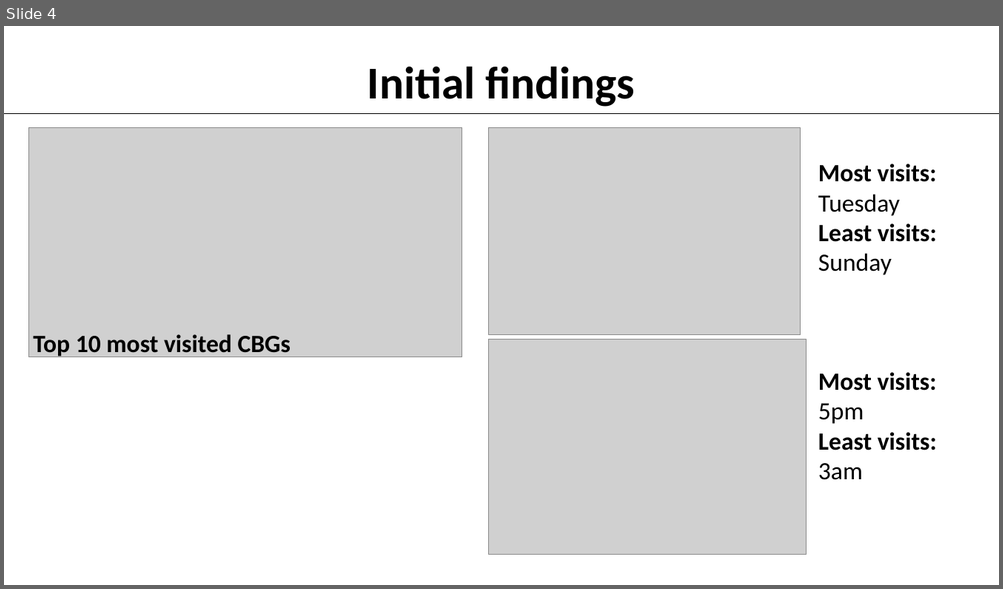
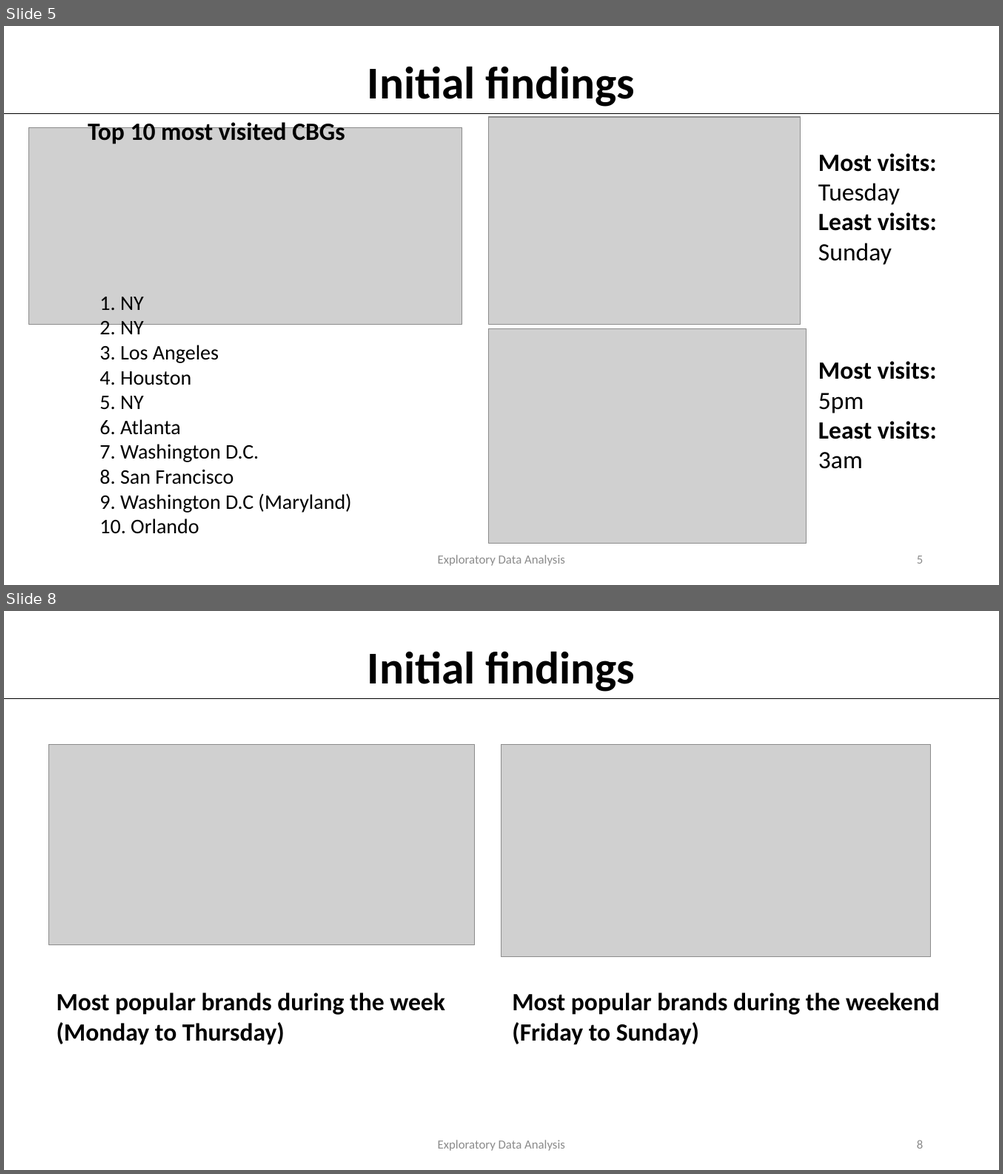
Before and after one commit to Crosita/Capstone-Project-1, a slide deck: Capstone Project 1- presentation.pptx. Shown one above the other, each under a label of ours: slide 4 before the commit, slides 5 and 8 after it; the slides between them are not shown. The pictures are 1003x589 and 1003x1174 pixels, drawn with LibreOffice and Linux fonts; fonts in the diff are those of the drawing; grey boxes stand for pictures; background and template pictures are left out. Boxes give left, top, right and bottom in pixels: in the first picture for what was removed or moved away, otherwise in the second. Text is boxed around its words. In the diff, an @@ line names an element or a change of style, - is before the commit and + after.

```diff
--- a/Capstone Project 1- presentation.pptx
+++ b/Capstone Project 1- presentation.pptx
@@ slide 8 added at bbox=[4, 611, 999, 1170], background picture (left out) @@
@@ text added at bbox=[367, 651, 635, 692], 44 pt, text #000000, bold @@
+Initial findings
@@ line added from (4, 699) to (999, 699), #000000 0.5 pt @@
@@ picture added at bbox=[48, 744, 474, 945] @@
@@ picture added at bbox=[502, 744, 930, 957] @@
@@ text added at bbox=[57, 993, 445, 1045], 24 pt, text #000000, bold @@
+Most popular brands during the week (Monday to Thursday)
@@ text added at bbox=[512, 993, 939, 1045], 24 pt, text #000000, bold @@
+Most popular brands during the weekend (Friday to Sunday)
@@ text added at bbox=[438, 1140, 565, 1151], 12 pt, text #8C8C8C @@
+Exploratory Data Analysis
@@ page number added at bbox=[916, 1140, 922, 1149], 12 pt, text #8C8C8C @@
+8
@@ what was slide 4 is now slide 5 @@
@@ slide 5 changed as well @@
@@ text "Top 10 most visited CBGs": place and size @@
-text "Top 10 most visited CBGs" at bbox=[33, 335, 290, 358]
+text "Top 10 most visited CBGs" at bbox=[88, 120, 344, 144]
@@ picture: place and size @@
-picture at bbox=[29, 128, 462, 358]
+picture at bbox=[29, 128, 462, 324]
@@ 2 pictures, 2 texts: place and size @@
-2 pictures, 2 texts at bbox=[489, 128, 936, 554]
+2 pictures, 2 texts at bbox=[489, 117, 936, 544]
@@ text added at bbox=[99, 297, 351, 534], 20 pt, text #000000 @@
+1. NY
+2. NY
+3. Los Angeles
+4. Houston
+5. NY
+6. Atlanta
+7. Washington D.C.
+8. San Francisco
+9. Washington D.C (Maryland)
+10. Orlando
@@ text added at bbox=[438, 555, 565, 566], 12 pt, text #8C8C8C @@
+Exploratory Data Analysis
@@ page number added at bbox=[916, 556, 922, 564], 12 pt, text #8C8C8C @@
+5
```
Also in this commit, not shown: 5 other slides changed, 5 other slides added.
